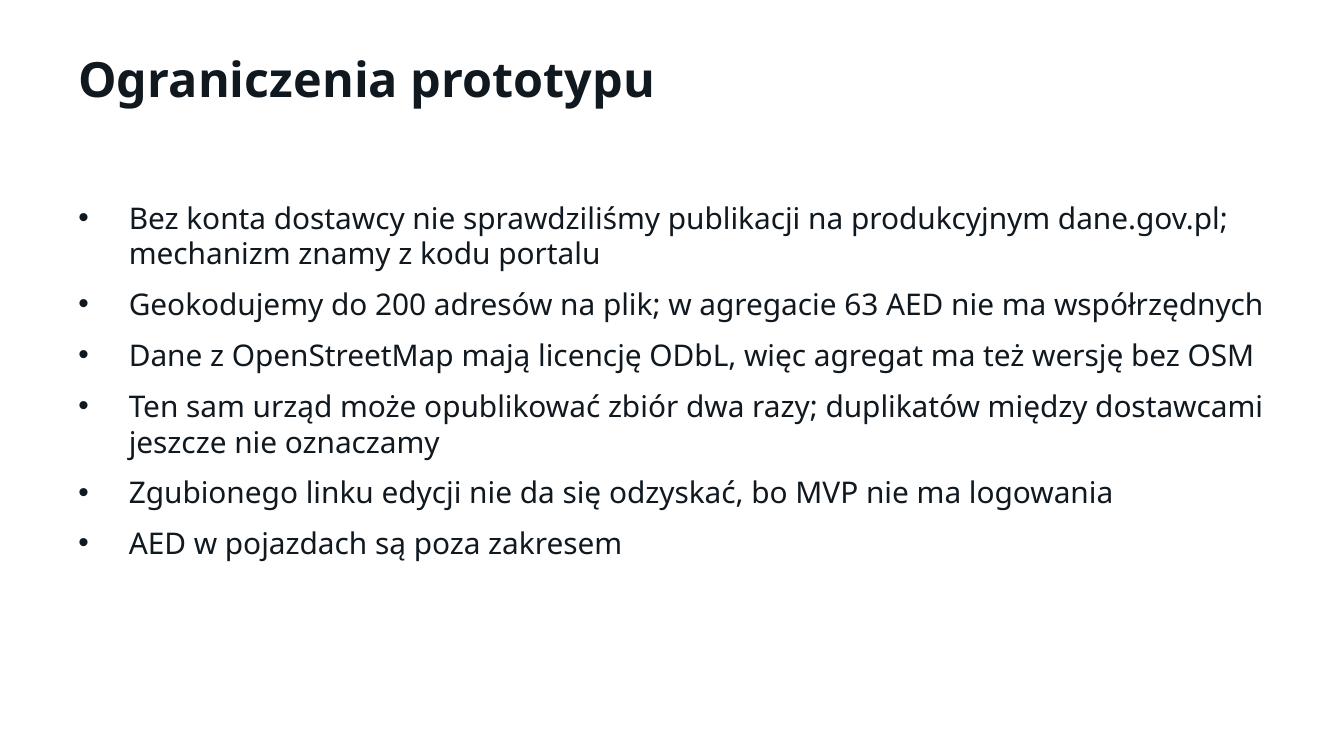
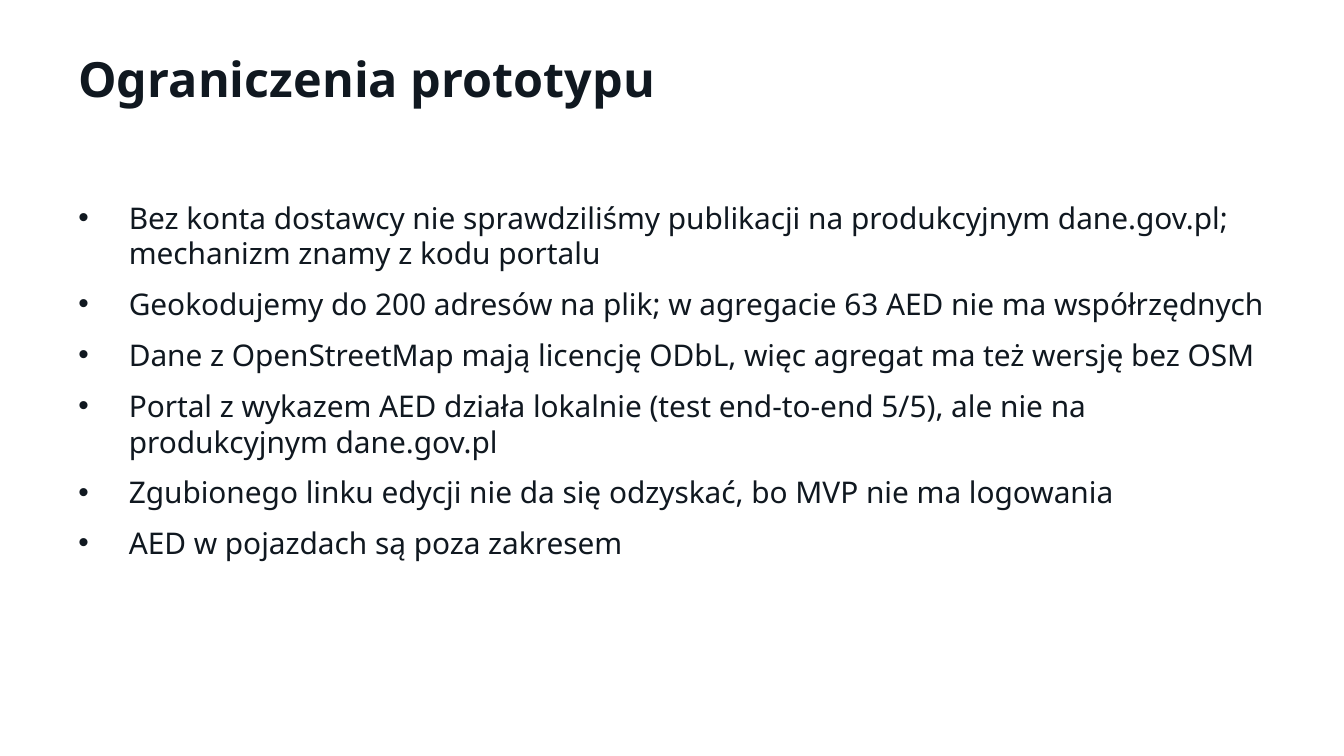
Before and after one commit to LastMinuteGameStudio/hacknation, a slide deck: slide 16 of prezentacja/AEDane – Misja AED (HackNation 2026).pptx (slide 14 before the commit). Drawn at 1344x756 pixels with LibreOffice and Linux fonts; fonts in the diff are those of the drawing. Boxes give left, top, right and bottom in pixels: in the first picture for what was removed or moved away, otherwise in the second. Text is boxed around its words. In the diff, an @@ line names an element or a change of style, - is before the commit and + after.

```diff
--- a/prezentacja/AEDane – Misja AED (HackNation 2026).pptx
+++ b/prezentacja/AEDane – Misja AED (HackNation 2026).pptx
@@ text at <box>129,394,1086,461</box>: text changed @@
-• Ten sam urząd może opublikować zbiór dwa razy; duplikatów między dostawcami jeszcze nie oznaczamy
+• Portal z wykazem AED działa lokalnie (test end-to-end 5/5), ale nie na produkcyjnym dane.gov.pl
```
Also in this commit, not shown: 3 other slides changed, 2 slides added.
